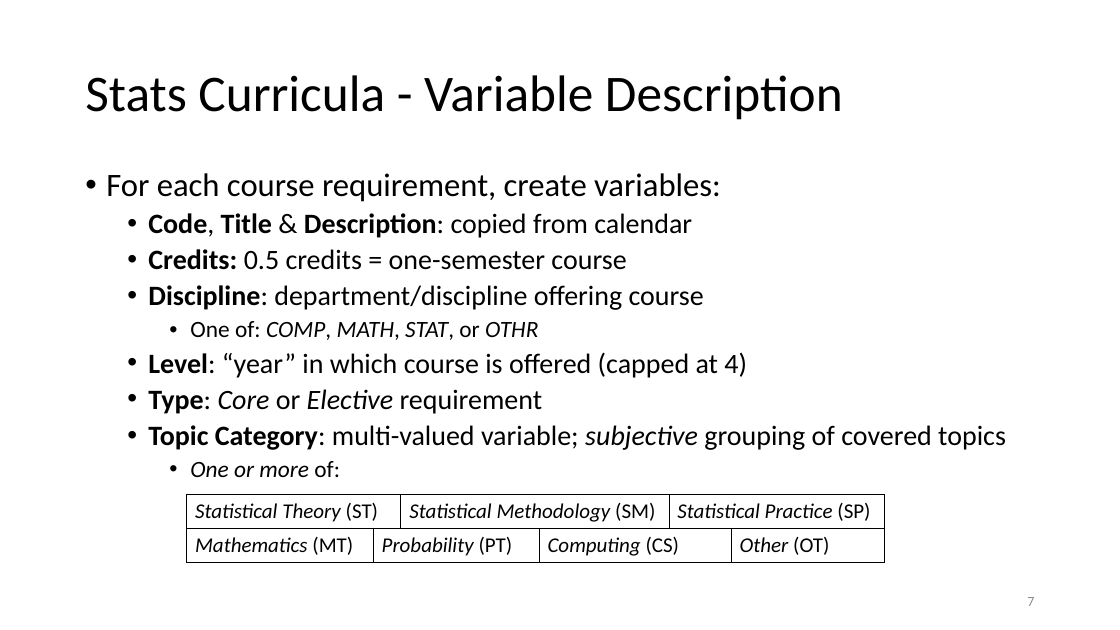
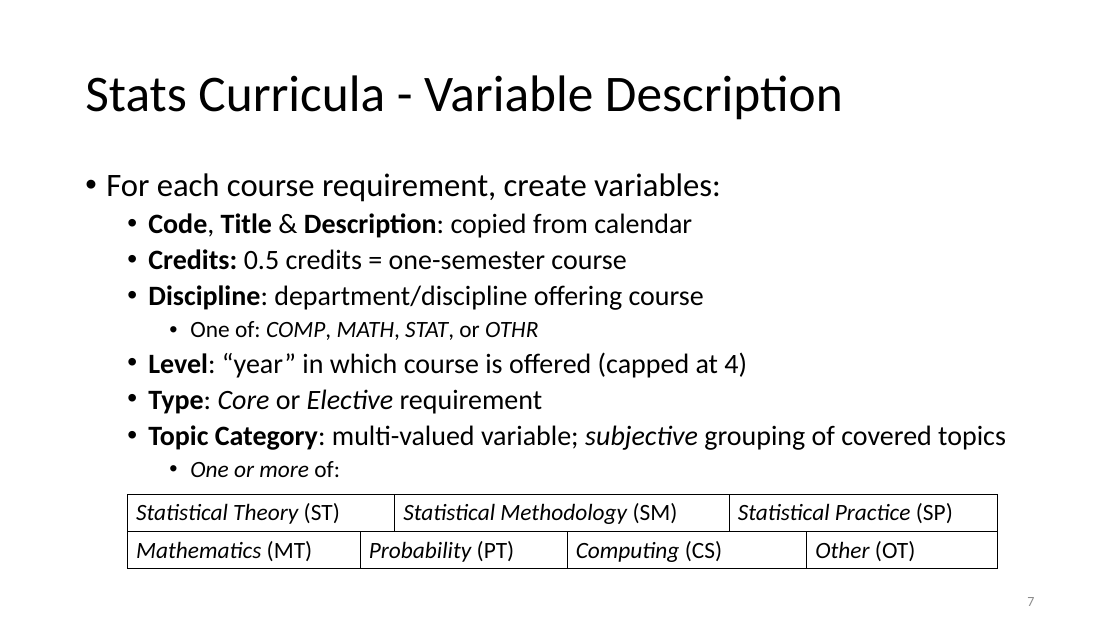
Before and after one commit to damouras/SoSC, a slide deck: slide 7 of Status fo Statistics Curricula.pptx. Drawn at 1120x630 pixels with LibreOffice and Linux fonts; fonts in the diff are those of the drawing. Boxes give left, top, right and bottom in pixels: in the first picture for what was removed or moved away, otherwise in the second. Text is boxed around its words. In the diff, an @@ line names an element or a change of style, - is before the commit and + after.

```diff
--- a/Status fo Statistics Curricula.pptx
+++ b/Status fo Statistics Curricula.pptx
@@ table at (x1=128, y1=495, x2=997, y2=568) @@
@@ size 18 to 20 pt @@
@@ table resized from (x1=187, y1=495, x2=885, y2=563) to (x1=128, y1=495, x2=997, y2=568) @@
```
Also in this commit, not shown: 4 other slides changed, 2 other files.
